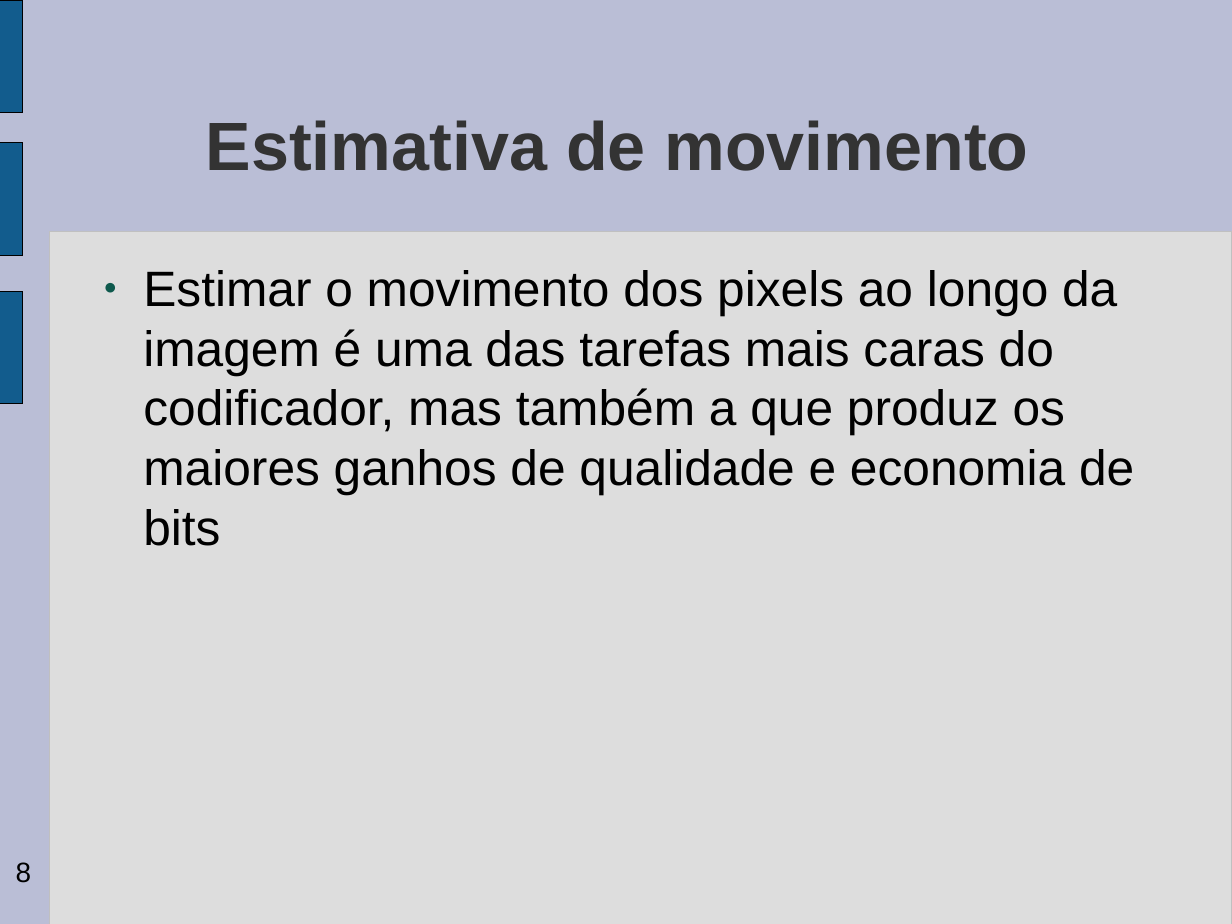
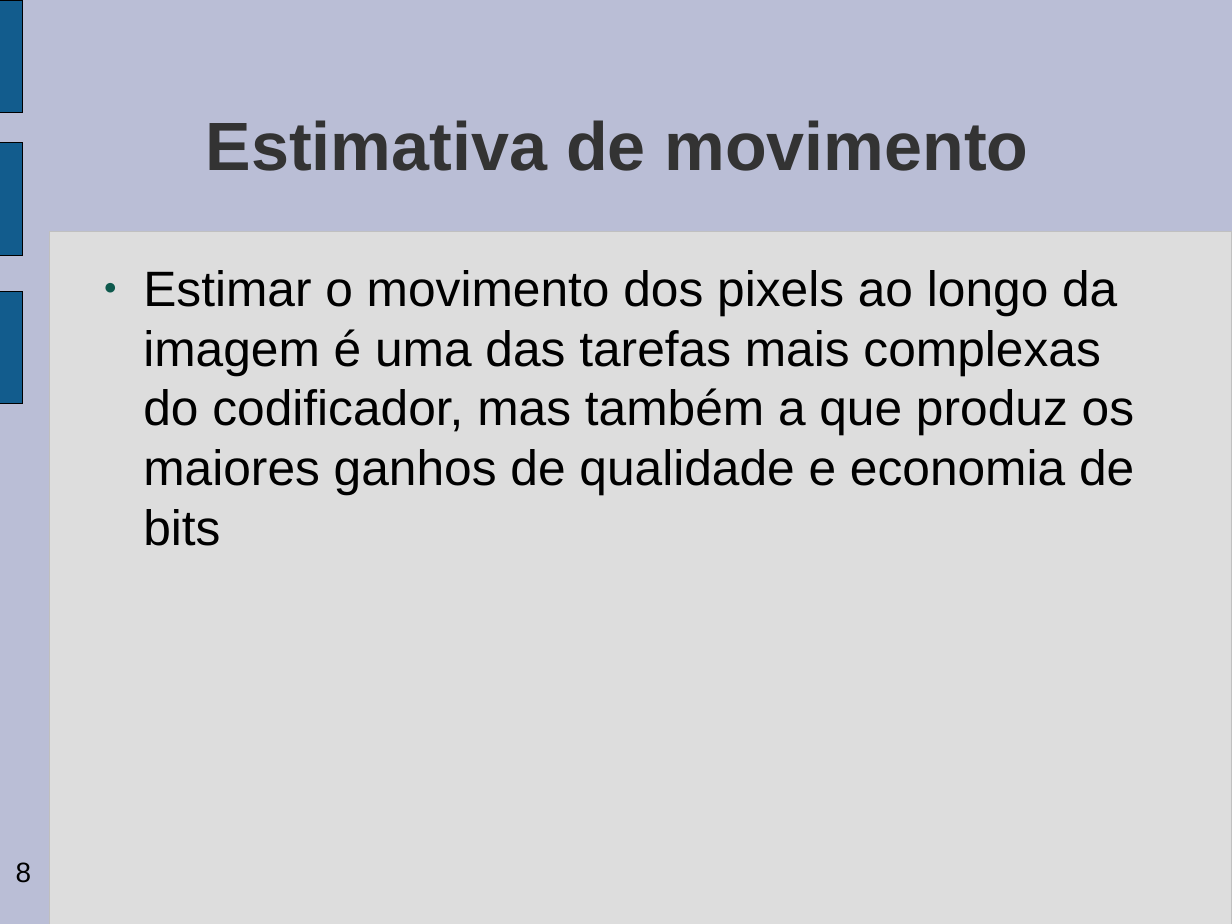
Before and after one commit to gabrieldiego/tg, a slide deck: slide 8 of artigo/apresentacao-tg2.odp. Drawn at 1232x924 pixels with LibreOffice and Linux fonts; fonts in the diff are those of the drawing; background and template pictures are left out. Boxes give left, top, right and bottom in pixels: in the first picture for what was removed or moved away, otherwise in the second. Text is boxed around its words. In the diff, an @@ line names an element or a change of style, - is before the commit and + after.

```diff
--- a/artigo/apresentacao-tg2.odp
+++ b/artigo/apresentacao-tg2.odp
@@ text at (143,270,1134,546): text changed @@
-● Estimar o movimento dos pixels ao longo da imagem é uma das tarefas mais caras do codificador, mas também a que produz os maiores ganhos de qualidade e economia de bits
+● Estimar o movimento dos pixels ao longo da imagem é uma das tarefas mais complexas do codificador, mas também a que produz os maiores ganhos de qualidade e economia de bits
```
Also in this commit, not shown: 4 other slides changed, 2 other files.
